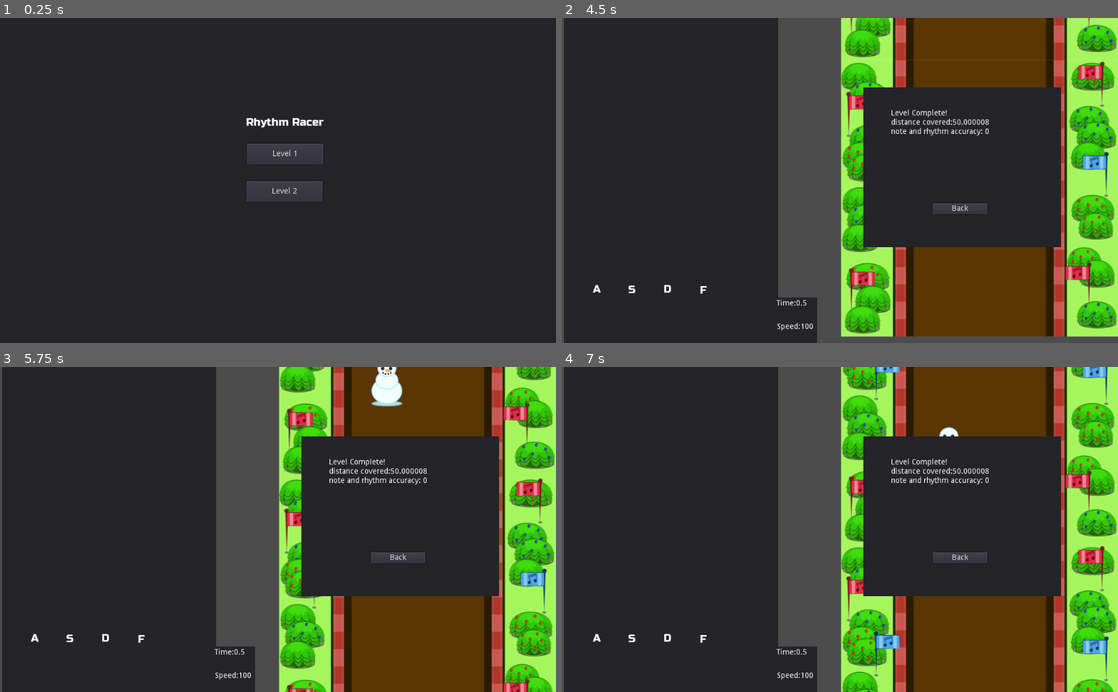
Above: before the commit, frames 1-4 (two rows, left to right).
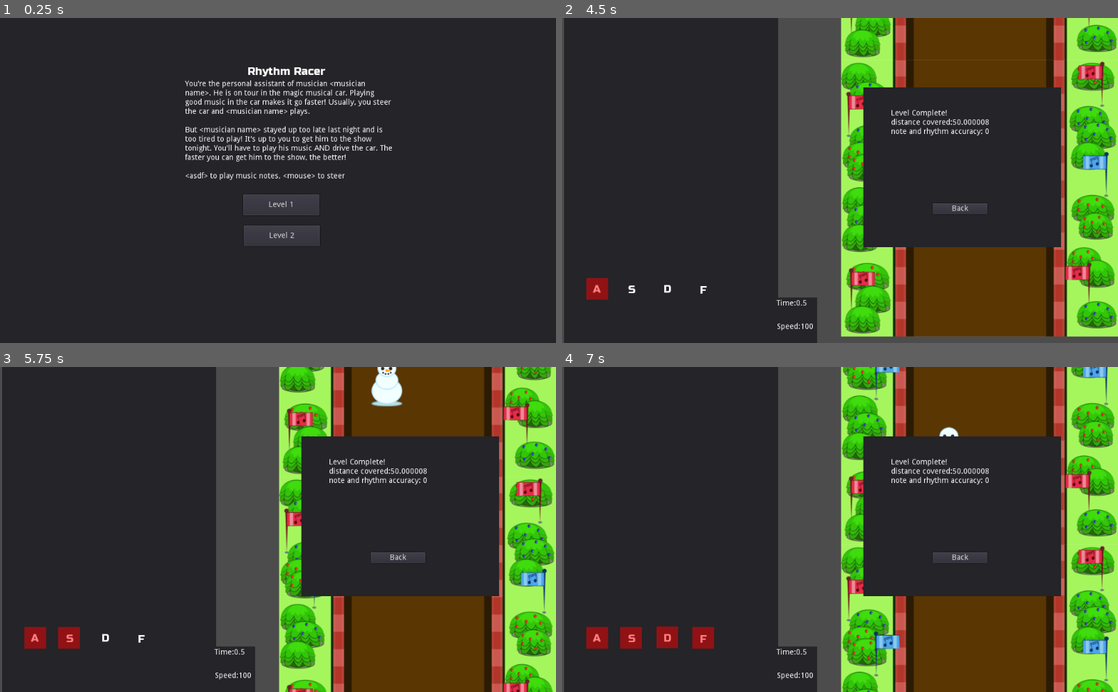
Above: after the commit, the same moments.

Repository: JoshKomie/rhythm_racer
Game: Godot game, scene res://scenes/menu.tscn
Two runs of this game, one before a commit and one after it. Both use one fixed random seed, a clock stepped at 60 frames per second and the inputs below. Sound files missing from this copy of the repository are replaced by a short silence.
Inputs (mouse positions are in pixels of both pictures, inside the frame that each line leads up to):
- Up to frame 1 (0.25 s): no input
- Up to frame 2 (4.5 s): click "Level 2" at 0.5 s; click "Start!" at 1.25 s; click "Back" at 2 s; click "Level 1" at 2.75 s; click "Start!" at 3.5 s; tap Enter at 4.25 s; move the mouse to (962, 164) at 4.27 s; hold A (note1) from 4.28 s (still down)
- Up to frame 3 (5.75 s): move the mouse to (166, 545) at 5.02 s; release A (note1) at 5.03 s; tap S (note2) at 5.1 s
- Up to frame 4 (7 s): move the mouse to (895, 458) at 5.77 s; hold D (note3) 5.78-6.53 s; move the mouse to (812, 594) at 6.52 s; tap F (note4) at 6.6 s

The runs differ from the first frame. In frame 1, 4.6% of the frame differs, in the area x 33-71%, y 15-71%; in frame 2, 0.3%; in frame 3, 0.5%; in frame 4, 1.1%.

Commit message:
speed penalty when pressing wrong keys, key indicators and fixed level 2 bug

Diff:
--- a/project.godot
+++ b/project.godot
@@ -18,6 +18,10 @@
 
 global="*res://scripts/global.gd"
 
+[display]
+
+window/size/resizable=false
+
 [editor]
 
 convert_text_resources_to_binary_on_export=true
--- a/scenes/game.tscn
+++ b/scenes/game.tscn
@@ -3,9 +3,9 @@
 [ext_resource path="res://scenes/racing.tscn" type="PackedScene" id=1]
 [ext_resource path="res://scripts/canvas_layer.gd" type="Script" id=2]
 [ext_resource path="res://scenes/music_reader.tscn" type="PackedScene" id=3]
-[ext_resource path="res://scripts/message.gd" type="Script" id=4]
-[ext_resource path="res://fonts/Russo_One.ttf" type="DynamicFontData" id=5]
-[ext_resource path="res://fonts/russo_large.tres" type="DynamicFont" id=6]
+[ext_resource path="res://fonts/russo_large.tres" type="DynamicFont" id=4]
+[ext_resource path="res://scripts/message.gd" type="Script" id=5]
+[ext_resource path="res://fonts/Russo_One.ttf" type="DynamicFontData" id=6]
 
 [sub_resource type="StyleBoxEmpty" id=1]
 
@@ -71,10 +71,12 @@
 mouse_default_cursor_shape = 0
 size_flags_horizontal = 1
 size_flags_vertical = 4
-percent_visible = 1.0
-lines_skipped = 0
-max_lines_visible = -1
-script = ExtResource( 4 )
+custom_fonts/font = ExtResource( 4 )
+percent_visible = 1.0
+lines_skipped = 0
+max_lines_visible = -1
+script = ExtResource( 5 )
+_sections_unfolded = [ "custom_fonts" ]
 
 [node name="Panel" type="Panel" parent="CanvasLayer" index="1"]
 
@@ -220,6 +222,25 @@
 max_lines_visible = -1
 _sections_unfolded = [ "BBCode", "Material", "Rect", "Theme", "Visibility", "custom_colors", "custom_fonts" ]
 
+[node name="a_indicator" type="ColorRect" parent="CanvasLayer/A" index="0"]
+
+visible = false
+anchor_left = 0.0
+anchor_top = 0.0
+anchor_right = 0.0
+anchor_bottom = 0.0
+margin_left = -12.0
+margin_top = -8.0
+margin_right = 28.0
+margin_bottom = 32.0
+rect_pivot_offset = Vector2( 0, 0 )
+rect_clip_content = false
+mouse_filter = 0
+mouse_default_cursor_shape = 0
+size_flags_horizontal = 1
+size_flags_vertical = 1
+color = Color( 1, 1, 1, 1 )
+
 [node name="A2" type="Label" parent="CanvasLayer" index="6"]
 
 anchor_left = 0.0
@@ -244,6 +265,25 @@
 max_lines_visible = -1
 _sections_unfolded = [ "BBCode", "Rect", "Theme", "custom_colors", "custom_fonts" ]
 
+[node name="s_indicator" type="ColorRect" parent="CanvasLayer/A2" index="0"]
+
+visible = false
+anchor_left = 0.0
+anchor_top = 0.0
+anchor_right = 0.0
+anchor_bottom = 0.0
+margin_left = -15.0
+margin_top = -9.0
+margin_right = 25.0
+margin_bottom = 31.0
+rect_pivot_offset = Vector2( 0, 0 )
+rect_clip_content = false
+mouse_filter = 0
+mouse_default_cursor_shape = 0
+size_flags_horizontal = 1
+size_flags_vertical = 1
+color = Color( 1, 1, 1, 1 )
+
 [node name="A3" type="Label" parent="CanvasLayer" index="7"]
 
 anchor_left = 0.0
@@ -268,6 +308,25 @@
 max_lines_visible = -1
 _sections_unfolded = [ "BBCode", "Rect", "Theme", "custom_colors", "custom_fonts" ]
 
+[node name="d_indicator" type="ColorRect" parent="CanvasLayer/A3" index="0"]
+
+visible = false
+anchor_left = 0.0
+anchor_top = 0.0
+anchor_right = 0.0
+anchor_bottom = 0.0
+margin_left = -13.0
+margin_top = -9.0
+margin_right = 27.0
+margin_bottom = 31.0
+rect_pivot_offset = Vector2( 0, 0 )
+rect_clip_content = false
+mouse_filter = 0
+mouse_default_cursor_shape = 0
+size_flags_horizontal = 1
+size_flags_vertical = 1
+color = Color( 1, 1, 1, 1 )
+
 [node name="A4" type="Label" parent="CanvasLayer" index="8"]
 
 anchor_left = 0.0
@@ -292,6 +351,25 @@
 max_lines_visible = -1
 _sections_unfolded = [ "BBCode", "Rect", "Theme", "custom_colors", "custom_fonts" ]
 
+[node name="f_indicator" type="ColorRect" parent="CanvasLayer/A4" index="0"]
+
+visible = false
+anchor_left = 0.0
+anchor_top = 0.0
+anchor_right = 0.0
+anchor_bottom = 0.0
+margin_left = -14.0
+margin_top = -10.0
+margin_right = 26.0
+margin_bottom = 30.0
+rect_pivot_offset = Vector2( 0, 0 )
+rect_clip_content = false
+mouse_filter = 0
+mouse_default_cursor_shape = 0
+size_flags_horizontal = 1
+size_flags_vertical = 1
+color = Color( 1, 1, 1, 1 )
+
 [node name="start_panel" type="Panel" parent="CanvasLayer" index="9"]
 
 anchor_left = 0.0
--- a/scenes/menu.tscn
+++ b/scenes/menu.tscn
@@ -40,10 +40,10 @@
 anchor_top = 0.0
 anchor_right = 0.0
 anchor_bottom = 0.0
-margin_left = 429.878
-margin_top = 179.569
-margin_right = 619.878
-margin_bottom = 258.569
+margin_left = 433.0
+margin_top = 86.0
+margin_right = 623.0
+margin_bottom = 165.0
 rect_pivot_offset = Vector2( 0, 0 )
 rect_clip_content = false
 mouse_filter = 2
@@ -59,16 +59,42 @@
 max_lines_visible = -1
 _sections_unfolded = [ "custom_fonts", "custom_styles" ]
 
-[node name="Button" type="Button" parent="Panel" index="1"]
+[node name="Label2" type="Label" parent="Panel" index="1"]
 
 anchor_left = 0.0
 anchor_top = 0.0
 anchor_right = 0.0
 anchor_bottom = 0.0
-margin_left = 455.0
-margin_top = 232.0
-margin_right = 595.0
-margin_bottom = 270.0
+margin_left = 341.0
+margin_top = 115.0
+margin_right = 724.0
+margin_bottom = 316.0
+rect_pivot_offset = Vector2( 0, 0 )
+rect_clip_content = false
+mouse_filter = 2
+mouse_default_cursor_shape = 0
+size_flags_horizontal = 1
+size_flags_vertical = 4
+text = "You're the personal assistant of musician <musician name>. He is on tour in the magic musical car. Playing good music in the car makes it go faster! Usually, you steer the car and <musician name> plays.
+
+But <musician name> stayed up too late last night and is too tired to play! It's up to you to get him to the show tonight. You'll have to play his music AND drive the car. The faster you can get him to the show, the better!
+
+<asdf> to play music notes, <mouse> to steer"
+autowrap = true
+percent_visible = 1.0
+lines_skipped = 0
+max_lines_visible = -1
+
+[node name="Button" type="Button" parent="Panel" index="2"]
+
+anchor_left = 0.0
+anchor_top = 0.0
+anchor_right = 0.0
+anchor_bottom = 0.0
+margin_left = 448.0
+margin_top = 326.0
+margin_right = 588.0
+margin_bottom = 364.0
 rect_pivot_offset = Vector2( 0, 0 )
 rect_clip_content = false
 focus_mode = 2
@@ -85,16 +111,16 @@
 align = 1
 _sections_unfolded = [ "Rect" ]
 
-[node name="Button2" type="Button" parent="Panel" index="2"]
+[node name="Button2" type="Button" parent="Panel" index="3"]
 
 anchor_left = 0.0
 anchor_top = 0.0
 anchor_right = 0.0
 anchor_bottom = 0.0
-margin_left = 454.0
-margin_top = 301.0
-margin_right = 594.0
-margin_bottom = 339.0
+margin_left = 449.0
+margin_top = 383.0
+margin_right = 589.0
+margin_bottom = 421.0
 rect_pivot_offset = Vector2( 0, 0 )
 rect_clip_content = false
 focus_mode = 2
--- a/scenes/music_reader.tscn
+++ b/scenes/music_reader.tscn
@@ -6,7 +6,7 @@
 [ext_resource path="res://scripts/message.gd" type="Script" id=4]
 [ext_resource path="res://levels/2/Rhythm Racer Winter Song.wav" type="AudioStream" id=5]
 
-[node name="music_area" type="Viewport"]
+[node name="music_area" type="Viewport" index="0"]
 
 arvr = false
 size = Vector2( 0, 0 )
--- a/scripts/car.gd
+++ b/scripts/car.gd
@@ -29,7 +29,6 @@
 	flames_tex_high = preload("res://sprites/flame3.png")
 
 func add_hit(val):
-	print('add_hit')
 	hits.push_back(val)
 	if (hits.size() > queue_size):
 		hits.pop_front()
@@ -41,7 +40,6 @@
 	speed_label.text = "Speed:" + String(speed)
 
 func _process(delta):
-	print('speed', speed)
 	if speed > 0:
 		translate(Vector2(0, -speed * delta))
 	var mp = get_global_mouse_position()
--- a/scripts/menu.gd
+++ b/scripts/menu.gd
@@ -16,10 +16,10 @@
 
 
 func load_level1():
+	global.level = 1
 	get_tree().change_scene("res://scenes/game.tscn")
-	global.level = 1
 
 
 func load_level2():
+	global.level = 2
 	get_tree().change_scene("res://scenes/game.tscn")
-	global.level = 2
--- a/scripts/note.gd
+++ b/scripts/note.gd
@@ -6,7 +6,6 @@
 var start_time
 var audio
 func _ready():
-	audio = get_node("./../../../AudioStreamPlayer")
 	target_time = float(target_time)
 	start_time = target_time - 3
 
@@ -16,6 +15,7 @@
 		var percent = (current_time - start_time) / (target_time - start_time )
 		var new_y = interpolate(start_y, target_y, percent)
 		position.y = new_y
+		print("new_y=", new_y)
 
 
 func interpolate(a, b, f):
--- a/scripts/notes_reader.gd
+++ b/scripts/notes_reader.gd
@@ -18,6 +18,12 @@
 var level_over_panel
 var hits = []
 
+var a_indicator
+var s_indicator
+var d_indicator
+var f_indicator
+var indicators = {}
+var hide_indicators = {}
 var level1data = [
 	{"type": 1, "time": 3.69},
 	{"type": 1, "time": 5.53},
@@ -210,6 +216,11 @@
 	note_scenes[3] = preload("res://scenes/note_3.tscn")
 	note_scenes[4] = preload("res://scenes/note_4.tscn")
 
+	indicators[1] = get_node("./../../../A/a_indicator")
+	indicators[2] = get_node("./../../../A2/s_indicator")
+	indicators[3] = get_node("./../../../A3/d_indicator")
+	indicators[4] = get_node("./../../../A4/f_indicator")
+
 	#var file = File.new()
 	#file.open("res://levels/test/notes.txt", file.READ)
 	#while (!file.eof_reached()):
@@ -226,6 +237,7 @@
 	#file.close()
 
 func start():
+	print("start")
 	audio.play()
 	if global.level == 1:
 		if global.mode == "easy":
@@ -241,6 +253,7 @@
 	car.speed = car.base_speed
 
 func build_notes():
+	print('build notes')
 	var parent = get_node("./notes_parent")
 	for data in note_data:
 		var note = note_scenes[int(data.type)].instance()
@@ -248,6 +261,8 @@
 		parent.add_child(note)
 		note.position.x = data.type * 64
 		note.position.y = -64
+		note.audio = audio
+		#print("notes=", note.position)
 		#note.translate(Vector2(data.type * 64, data.time * 64 * -1))
 
 func _process(delta):
@@ -255,11 +270,17 @@
 
 	timer.text = String(current_time)
 	time_label.text = "Time:" + String(current_time)
+	for i in hide_indicators.keys():
+		if indicators.has(i) && hide_indicators[i] < current_time:
+			indicators[i].hide()
+
 	for data in note_data:
 		if current_time > data.time + input_range && !data.has("hit"):
 			data["hit"] = false
 			message.show_message("Miss")
-
+			indicators[data.type].show()
+			indicators[data.type].color = Color(1, 0, 0, .5)
+			hide_indicators[data.type] = current_time + .5
 			#set_speed()
 			car.add_hit(false)
 
@@ -269,16 +290,35 @@
 	var s = event.is_action_pressed("note2")
 	var d = event.is_action_pressed("note3")
 	var f = event.is_action_pressed("note4")
+	var valid_input = false
 	for data in note_data:
 		if current_time > data.time - input_range && current_time < data.time + input_range:
 			if a && data.type == 1 || s && data.type == 2 || d && data.type == 3 || f && data.type == 4:
+				valid_input = true
 				message.show_message("Great!")
 				hits.push_back(true)
 				if hits.size() > queue_size:
 					hits.pop_front()
 				car.add_hit(true)
 				data["hit"] = true
-
+				indicators[data.type].show()
+				indicators[data.type].color = Color(0, 1, 0, .5)
+				hide_indicators[data.type] = current_time + .5
+	if !valid_input:
+		var i
+		if a: i = 1
+		if s: i = 2
+		if d: i = 3
+		if f: i = 4
+		if i:
+			indicators[i].show()
+			indicators[i].color = Color(1, 0, 0, .5)
+			hide_indicators[i] = current_time + .5
+		if event is InputEventKey:
+			if event.pressed:
+				car.add_hit(false)
+				car.add_hit(false)
+				car.add_hit(false)
 
 
 
Not shown: 2 places in scenes/game.tscn that only renumber resources
Not shown, changed: bin/rhythmracer.pck
Not shown, added: bin/rhythmracer_build3.zip
Not shown, added: bin/rhythmracer_build4.zip
